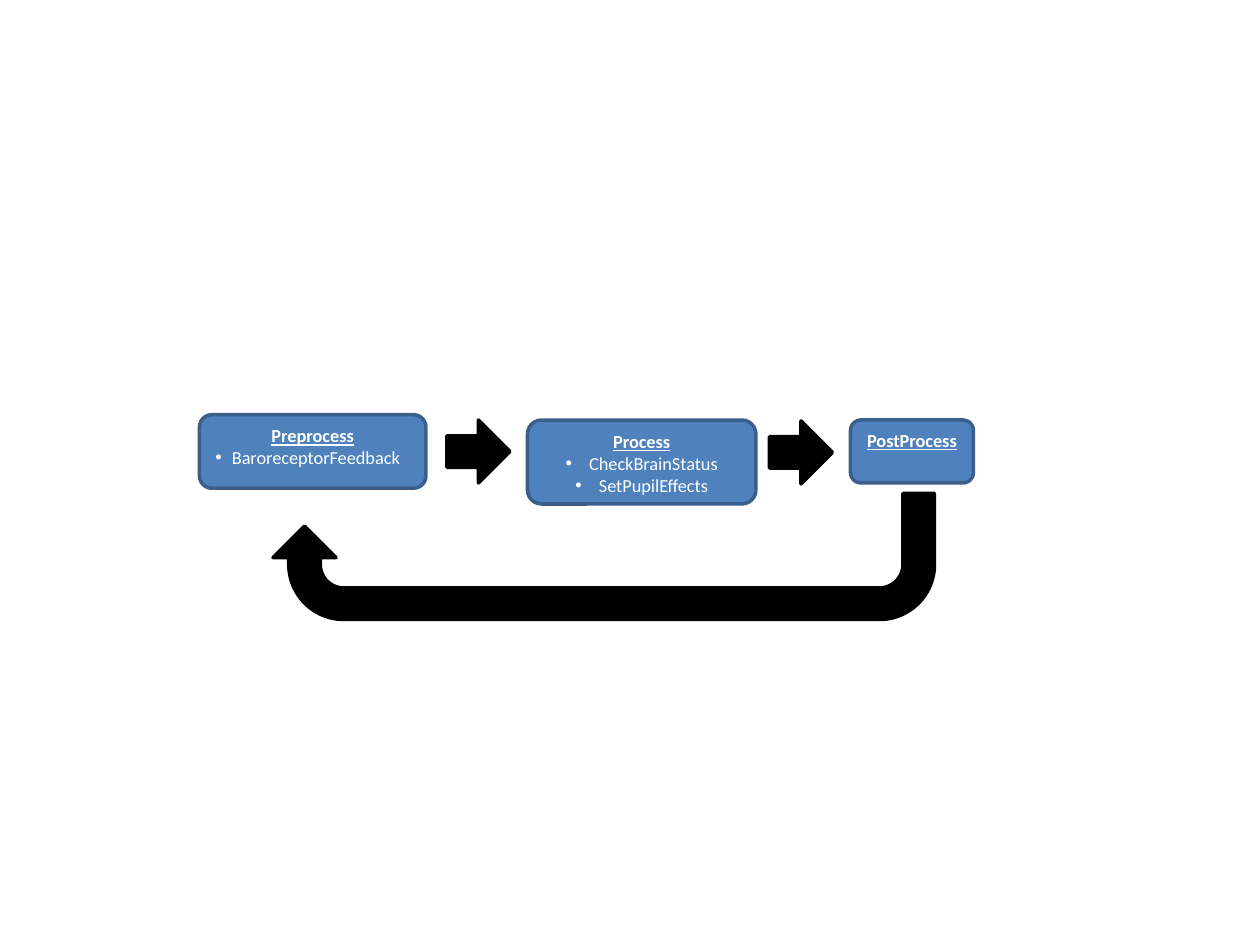
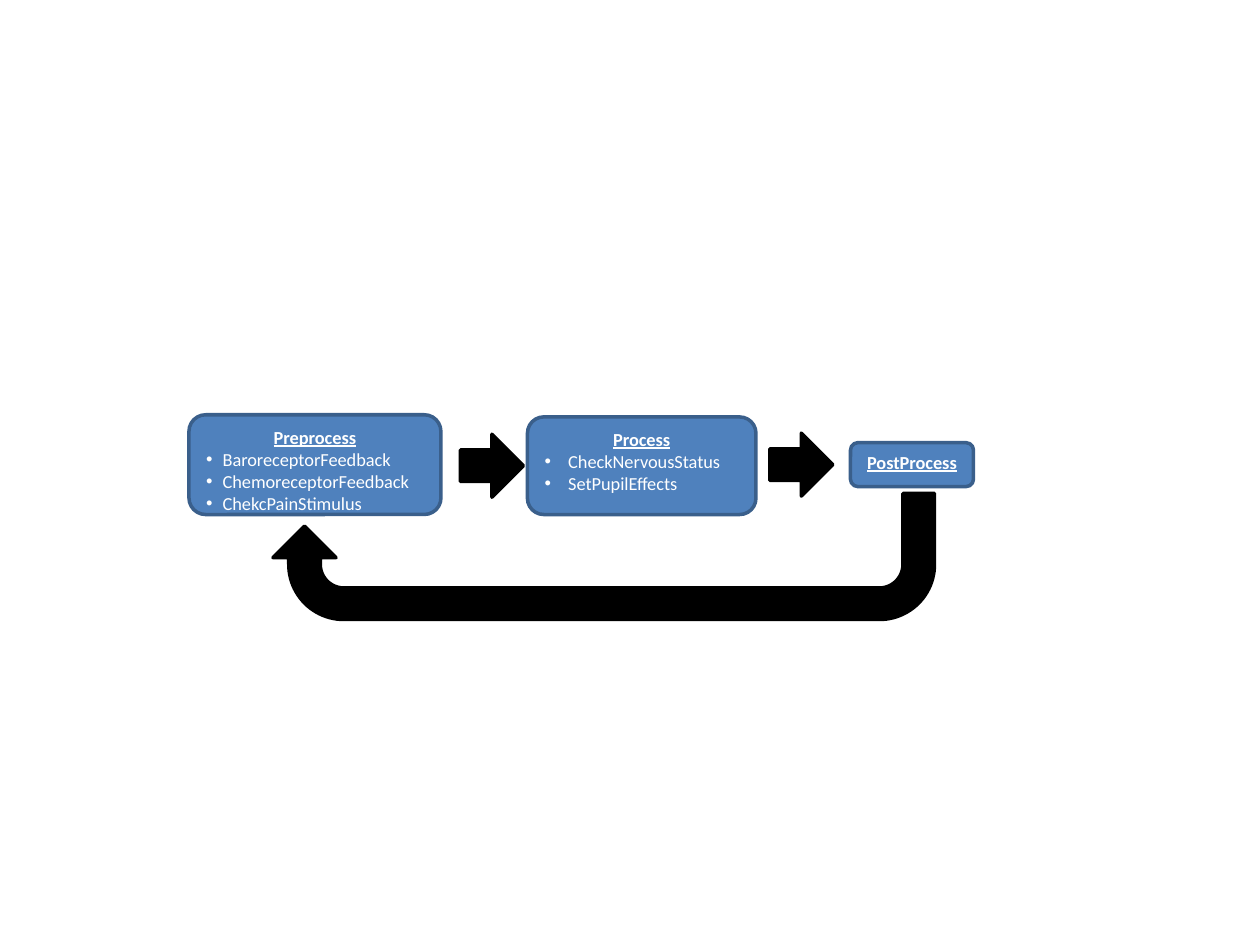
Before and after one commit to BioGearsEngine/core, a slide deck: slide 1 of share/doc/working/NervousWorking.pptx. Drawn at 1260x945 pixels with LibreOffice and Linux fonts; fonts in the diff are those of the drawing. Boxes give left, top, right and bottom in pixels: in the first picture for what was removed or moved away, otherwise in the second. Text is boxed around its words. In the diff, an @@ line names an element or a change of style, - is before the commit and + after.

Commit message:
Some more tuning changes to respiration actions.  Lobar pneumonia looks better.  Also pushing a working copy of nervous documentation as well as updated Nervous work flow figures for website.

```diff
--- a/share/doc/working/NervousWorking.pptx
+++ b/share/doc/working/NervousWorking.pptx
@@ rounded rectangle "Preprocess": place and size @@
-rounded rectangle "Preprocess" at box(199, 415, 426, 488)
+rounded rectangle "Preprocess" at box(189, 415, 441, 514)
@@ rounded rectangle "Process": place and size @@
-rounded rectangle "Process" at box(528, 420, 756, 504)
+rounded rectangle "Process" at box(528, 417, 756, 514)
@@ down arrow: place and size @@
-down arrow at box(447, 420, 510, 483)
+down arrow at box(460, 435, 523, 498)
@@ down arrow: place and size @@
-down arrow at box(770, 421, 833, 484)
+down arrow at box(770, 433, 833, 496)
@@ rounded rectangle "PostProcess": place and size @@
-rounded rectangle "PostProcess" at box(850, 420, 974, 483)
+rounded rectangle "PostProcess" at box(850, 442, 974, 486)
@@ text in rounded rectangle at box(223, 475, 409, 515): paragraphs added @@
+• ChemoreceptorFeedback
+• ChekcPainStimulus
@@ text in rounded rectangle at box(568, 455, 720, 468): text changed @@
-• CheckBrainStatus
+• CheckNervousStatus
@@ text in rounded rectangle at box(568, 477, 677, 493): alignment centre to left @@
```
Also in this commit, not shown: 3 other files.
